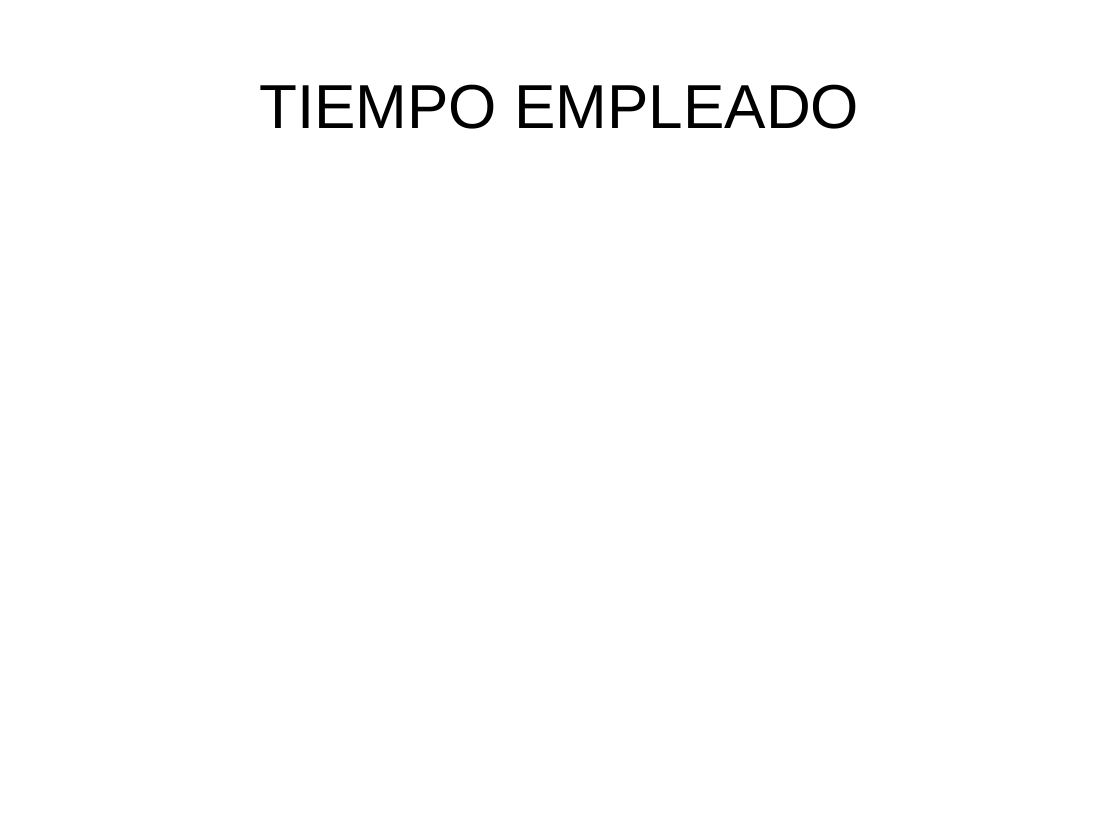
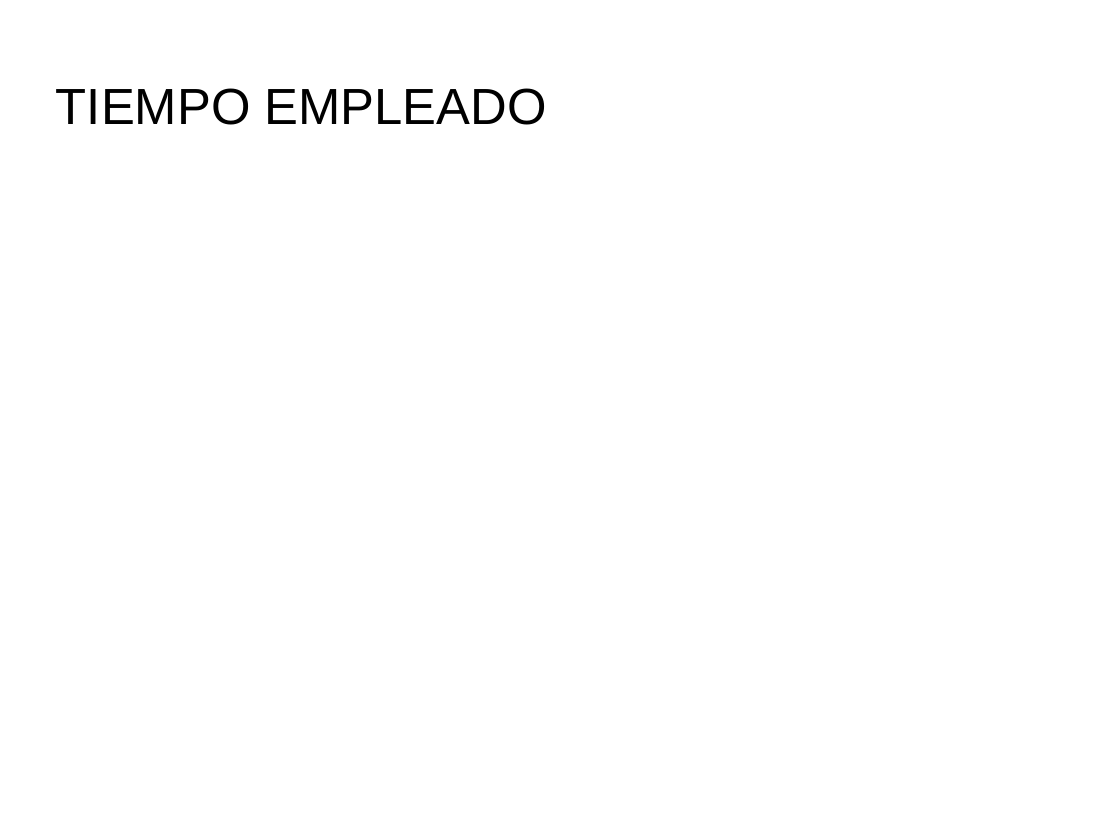
Before and after one commit to PatriiML11/ProyectoWeb, a slide deck: slide 21 of doc/Documentos/Presentacion.odp (slide 20 before the commit). Drawn at 1120x840 pixels with LibreOffice and Linux fonts; fonts in the diff are those of the drawing; background and template pictures are left out. Boxes give left, top, right and bottom in pixels: in the first picture for what was removed or moved away, otherwise in the second. Text is boxed around its words. In the diff, an @@ line names an element or a change of style, - is before the commit and + after.

```diff
--- a/doc/Documentos/Presentacion.odp
+++ b/doc/Documentos/Presentacion.odp
@@ title "TIEMPO EMPLEADO": place and size @@
-title "TIEMPO EMPLEADO" at bbox=[260, 84, 859, 129]
+title "TIEMPO EMPLEADO" at bbox=[56, 88, 547, 125]
@@ title "TIEMPO EMPLEADO" at bbox=[56, 88, 547, 125]: size 44 to 36 pt; alignment centre to left @@
```
Also in this commit, not shown: 20 other slides changed, 2 slides added, 41 other files.
